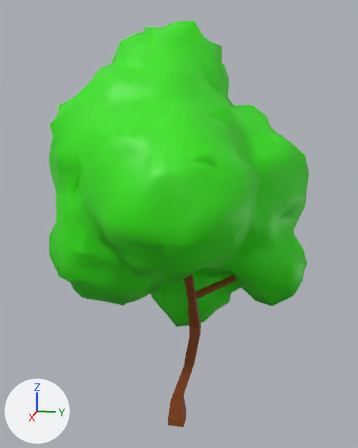
The FBX model Content/Environment/Foliage/OrangeTree/SM_OrangeTree_001.fbx, before and after one commit.
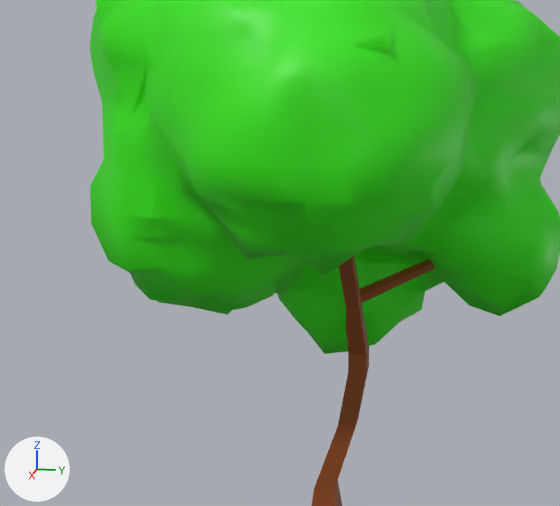
There are two pictures of each version: one whole from a 50 mm lens placed at (3.12, 0.64, 2.27), pointed at (0.03, 0.02, 1.49), one close up on the part from 0% to 85% of the width and 30% to 91% of the height. Arrows for +X, +Y and +Z are at lower left; the lights stay in place. Where no turn or scale is listed for an object, it has been applied to the vertices.

In view in the first close-up: 'OrangeTree_01'.
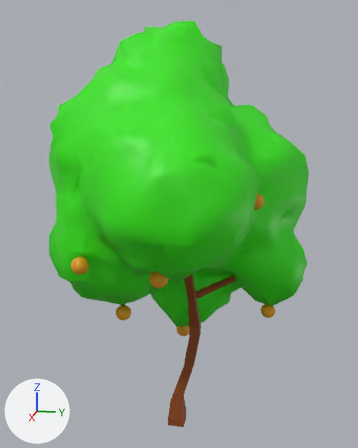
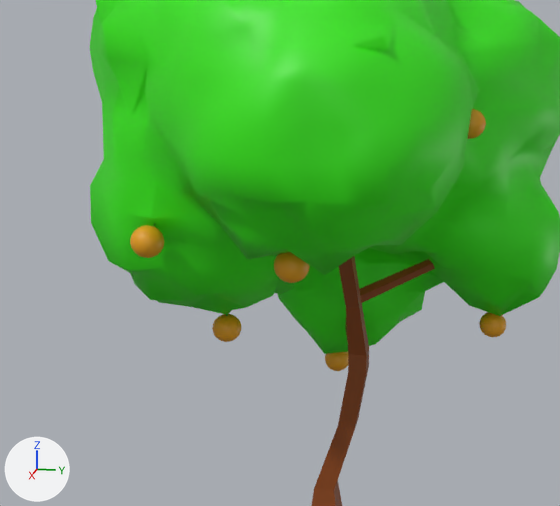
Boxes (x1, y1, x2, y2) around the edits, measured in the close-ups (560 x 506 px):
part 1 of me_cube, added: after (325, 351, 348, 371)
part 2 of me_cube, added: after (479, 312, 506, 337)
part 3 of me_cube, added: after (212, 314, 241, 342)
part 4 of me_cube, added: after (274, 252, 310, 283)
part 5 of me_cube, added (orange): after (130, 223, 164, 258)
part 6 of me_cube, added: after (467, 109, 486, 139)

What changed in the scene script:
```text
Add mat_orange:
    mat_orange = principled_material('Orange')
    mat_orange.base_color = (0.8, 0.348, 0.00644)  # orange #e79f13
Add mat_orange_green:
    mat_orange_green = principled_material('Orange_Green')
    mat_orange_green.base_color = (0.0, 0.22, 0.00642)  # green #008113
Change me_cube:
    used by ob_orangetree_01; location = (0.0, 0.0, 0.0)
    remove me_cube.from_pydata(...)  # 1077 vertices, 1421 faces; spans x -0.87..0.99, y -0.82..0.85, z 0.0..2.76
    add me_cube.from_pydata(...)  # 2813 vertices, 4421 faces; spans x -0.87..0.99, y -0.82..0.85, z 0.0..2.76
    me_cube part 1: a new loose piece of 217 vertices spanning x -0.39..-0.28, y -0.07..0.03, z 0.52..0.64
    me_cube part 2: a new loose piece of 217 vertices spanning x -0.12..-0.02, y 0.57..0.66, z 0.85..0.96
    me_cube part 3: a new loose piece of 217 vertices spanning x 0.1..0.2, y -0.39..-0.29, z 0.84..0.96
    me_cube part 4: a new loose piece of 217 vertices spanning x 0.61..0.71, y -0.02..0.09, z 1.29..1.41
    me_cube part 5: a new loose piece of 217 vertices spanning x 0.52..0.63, y -0.5..-0.4, z 1.31..1.41
    me_cube part 6: a new loose piece of 217 vertices spanning x 0.23..0.33, y 0.47..0.57, z 1.66..1.77
    add me_cube.materials.append(mat_orange_green)  # green #008113
    add me_cube.materials.append(mat_orange)  # orange #e79f13
```
